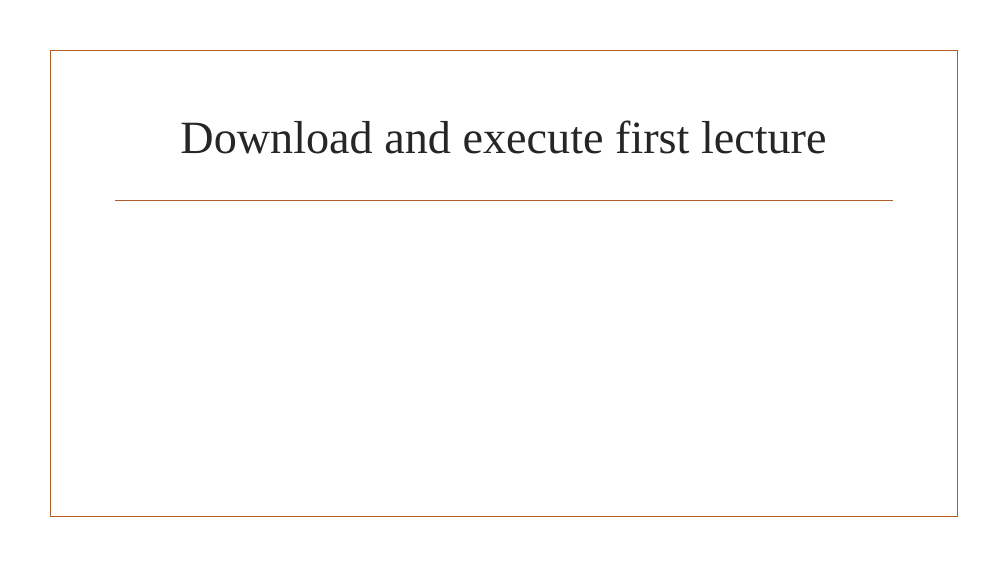
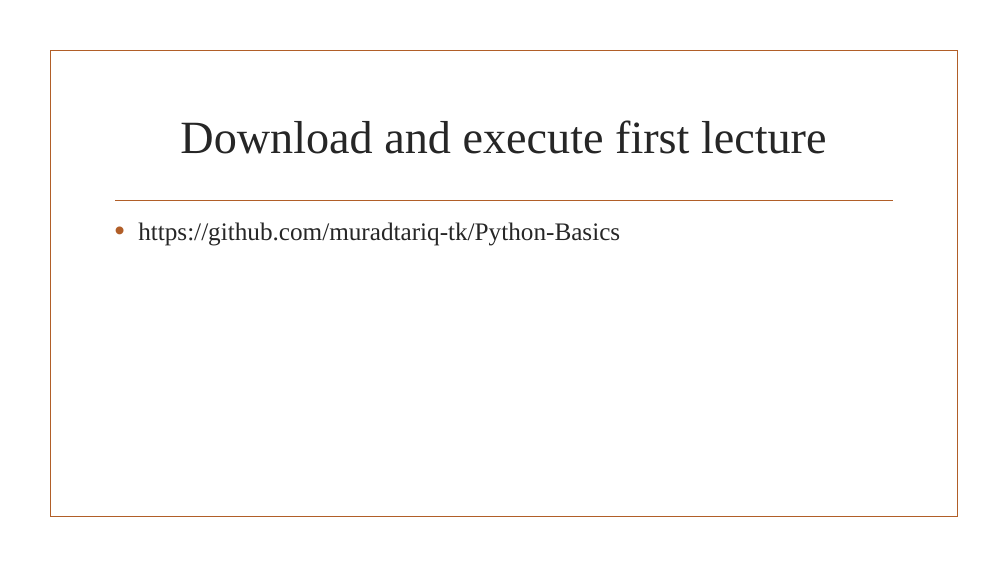
Before and after one commit to muradtariq-tk/Python-Basics, a slide deck: slide 12 of Lecture 1/SLide 1.pptx (slide 8 before the commit). Drawn at 1008x567 pixels with LibreOffice and Linux fonts; fonts in the diff are those of the drawing; background and template pictures are left out. Boxes give left, top, right and bottom in pixels: in the first picture for what was removed or moved away, otherwise in the second. Text is boxed around its words. In the diff, an @@ line names an element or a change of style, - is before the commit and + after.

Commit message:
updated lectures

```diff
--- a/Lecture 1/SLide 1.pptx
+++ b/Lecture 1/SLide 1.pptx
@@ text added at [138,222,620,246], 24 pt, text #262626 @@
+• https://github.com/muradtariq-tk/Python-Basics
```
Also in this commit, not shown: 4 slides added, 46 other files.
